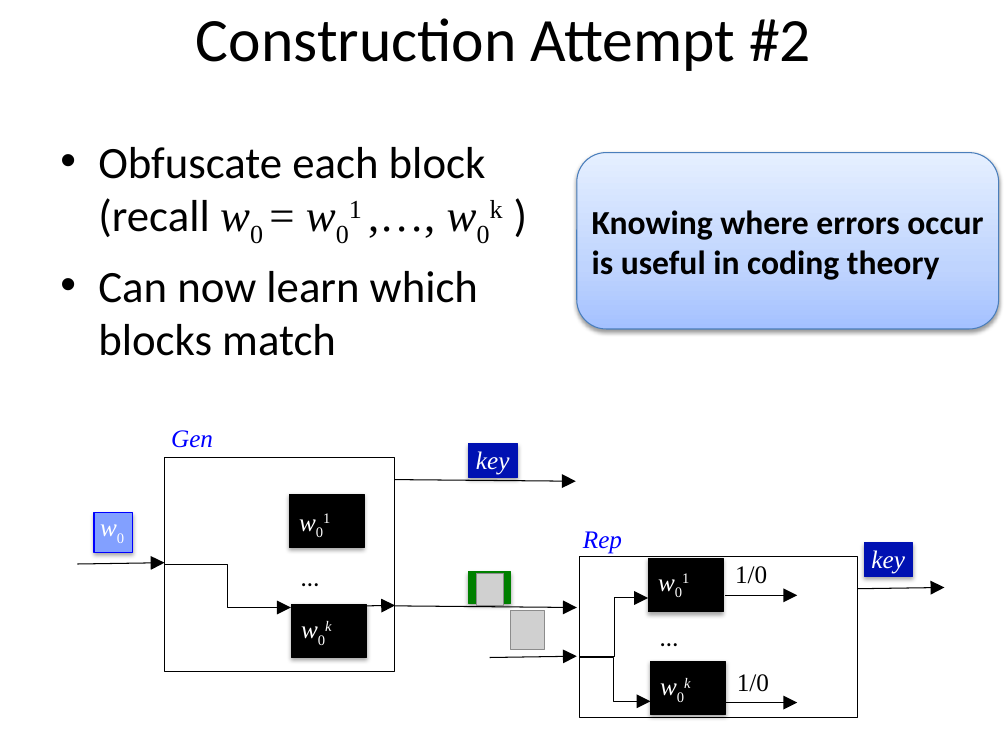
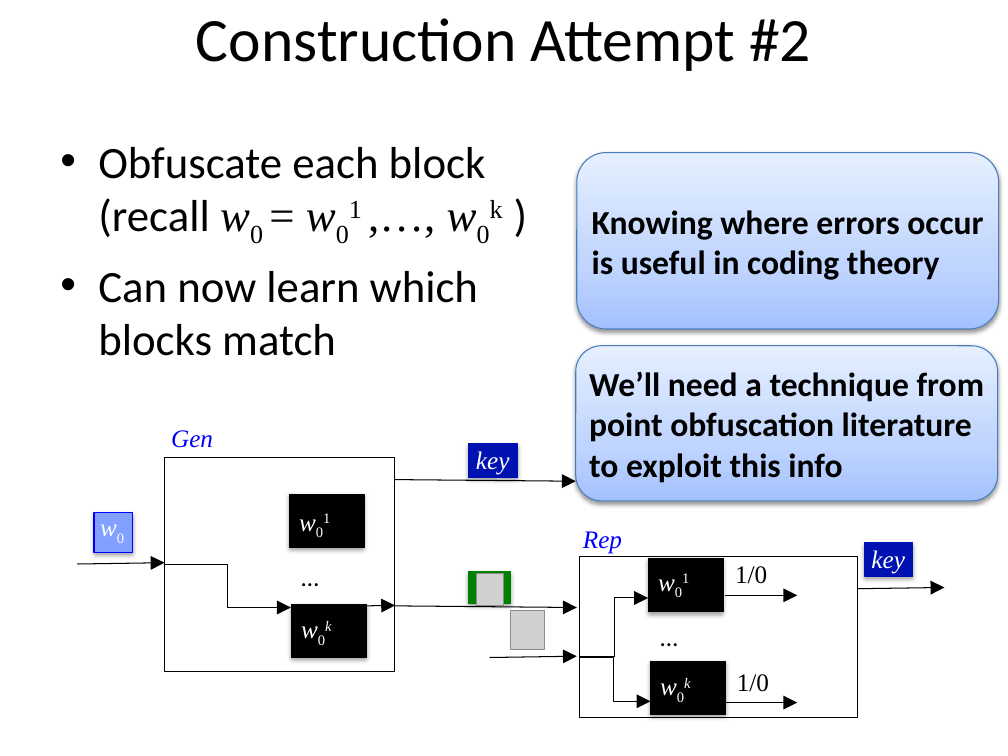
Before and after one commit to xianruimeng/comp-fuzzy-ext, a slide deck: slide 15 of constantRate/KeyDerivationWithNegativeUsable.pptx. Drawn at 1008x756 pixels with LibreOffice and Linux fonts; fonts in the diff are those of the drawing; grey boxes stand for pictures. Boxes give left, top, right and bottom in pixels: in the first picture for what was removed or moved away, otherwise in the second. Text is boxed around its words. In the diff, an @@ line names an element or a change of style, - is before the commit and + after.

Commit message:
added second construction to slides

```diff
--- a/constantRate/KeyDerivationWithNegativeUsable.pptx
+++ b/constantRate/KeyDerivationWithNegativeUsable.pptx
@@ rounded rectangle added at (x1=576, y1=346, x2=997, y2=501), fill gradient #A4C4FF to #BFD4FF to #E6EEFF, outline #4B7EBC 0.75 pt, 24 pt, text #000000, bold @@
+We’ll need a technique from point obfuscation literature to exploit this info
```
Also in this commit, not shown: 21 other slides changed, 3 slides added.
